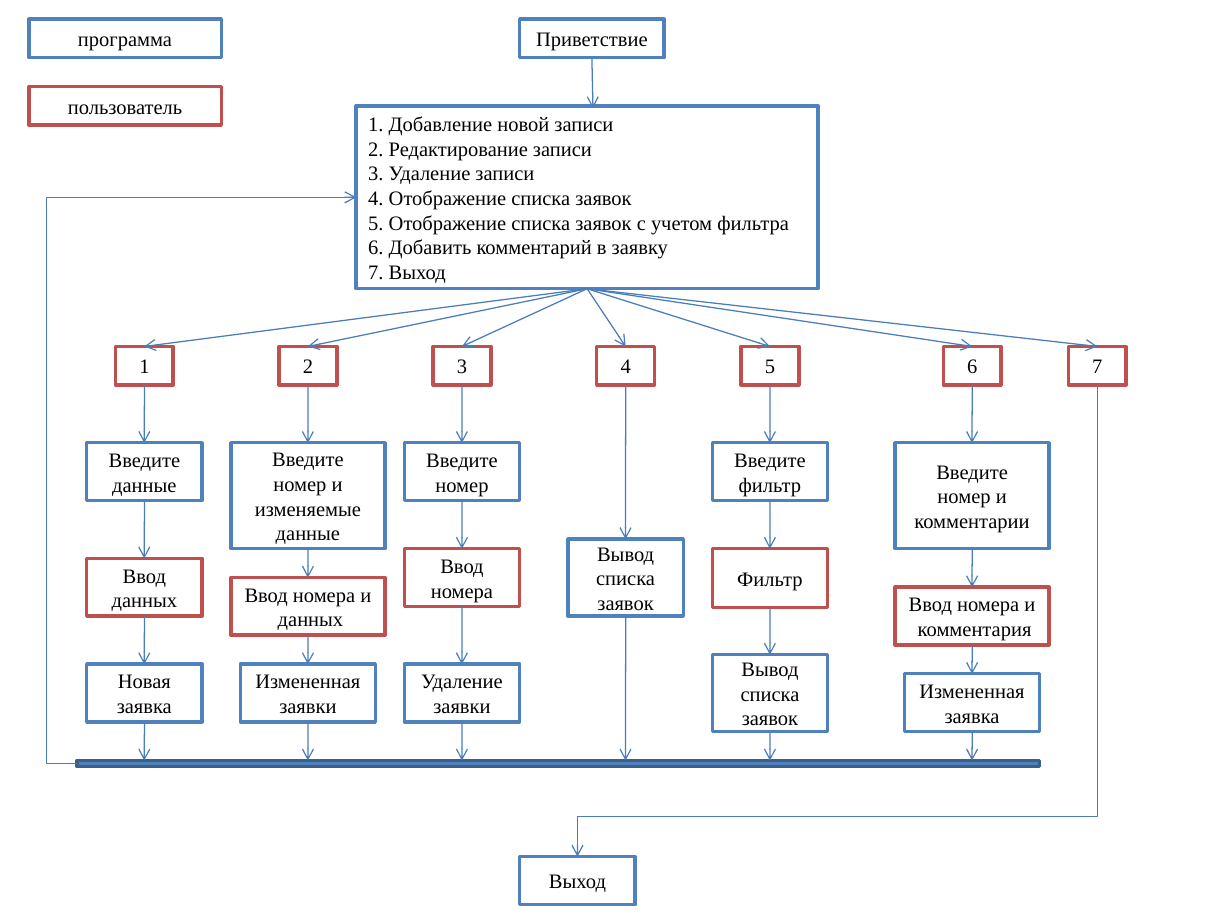
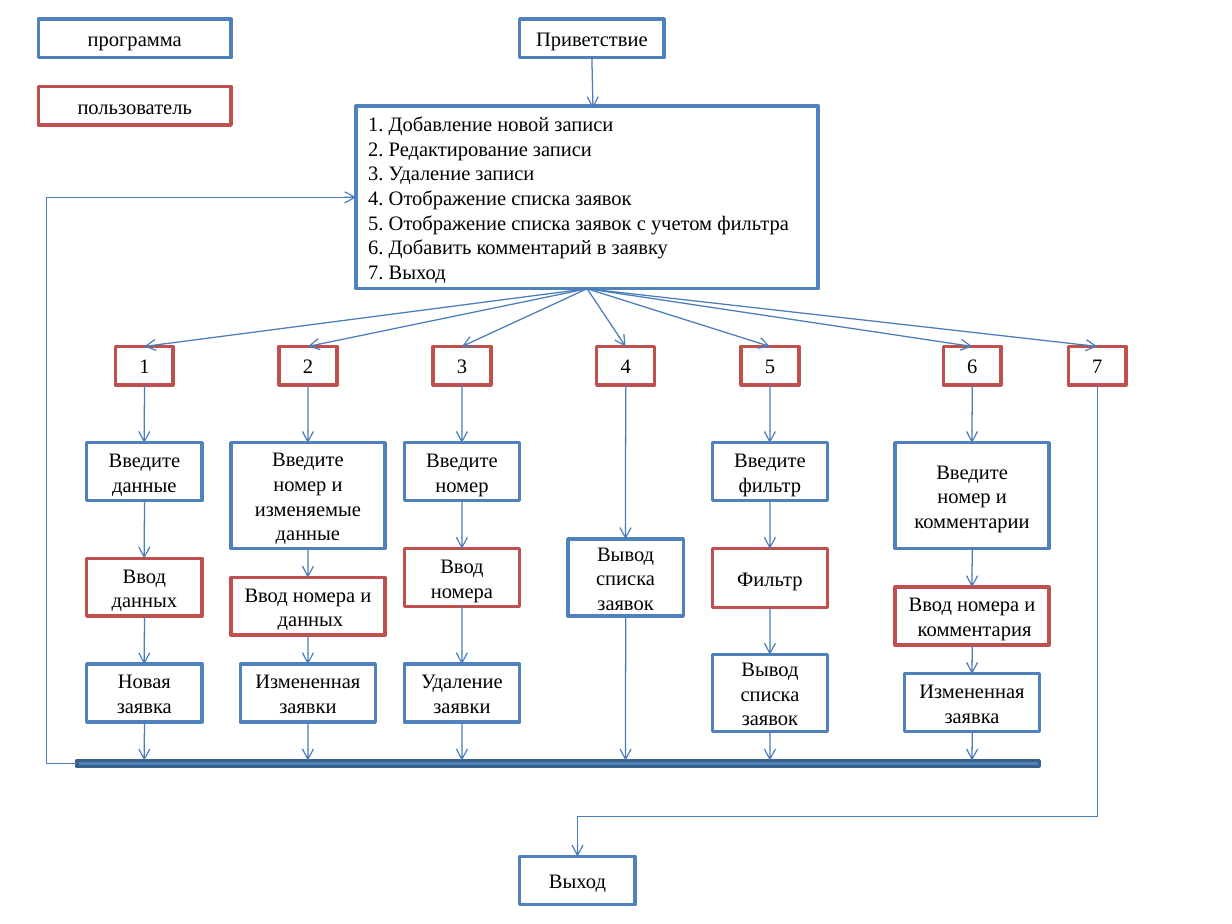
Before and after one commit to Tsibrovskii/javaaz, a slide deck: slide 2 of Ch2OOP/tracker.pptx. Drawn at 1232x924 pixels with LibreOffice and Linux fonts; fonts in the diff are those of the drawing. Boxes give left, top, right and bottom in pixels: in the first picture for what was removed or moved away, otherwise in the second. Text is boxed around its words. In the diff, an @@ line names an element or a change of style, - is before the commit and + after.

```diff
--- a/Ch2OOP/tracker.pptx
+++ b/Ch2OOP/tracker.pptx
@@ rectangle "программа": place and size @@
-rectangle "программа" at (28, 20, 221, 58)
+rectangle "программа" at (38, 20, 230, 58)
@@ rectangle "пользователь": place and size @@
-rectangle "пользователь" at (28, 86, 221, 124)
+rectangle "пользователь" at (38, 86, 230, 124)
```
Also in this commit, not shown: 1 other file.
